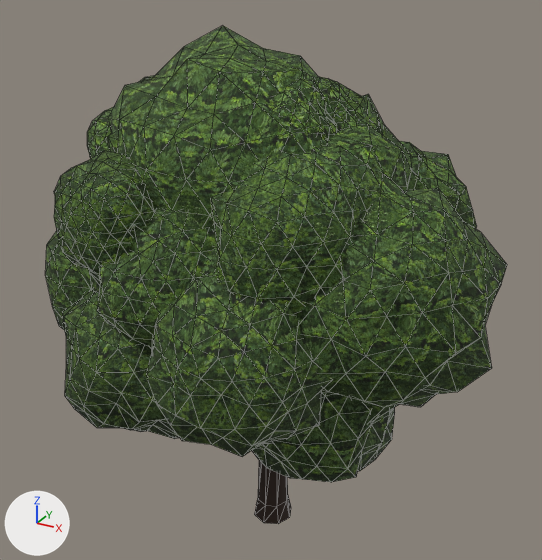
The glTF model game/assets/props/stadt_baum_kastanie.glb as it was, and as the next commit left it.
Before and after are seen from a camera (50 mm lens) standing at (0.606, -1.144, 1.114) and looking at (-0.026, 0.005, 0.54). The axes (+X, +Y, +Z) are drawn at lower left. The lights are the same throughout. The first picture is the older version. Mesh edges are drawn as thin lines. Vertices at exactly the same position are counted once.

In view in the first picture: 'Prop'.
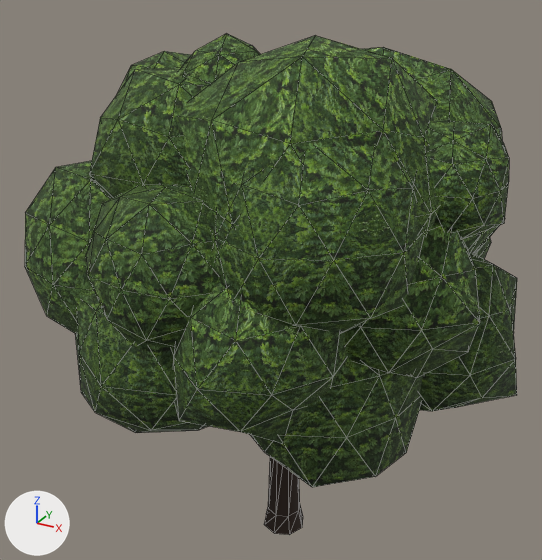
Boxes [x1, y1, x2, y2] around the edits, measured in the pictures (542 x 560 px; the box of a moved part takes in the faces that stretch with it):
'Prop', reshaped (6% wider): before [45, 26, 507, 524]; after [25, 33, 517, 535]
part 1 of me_krone, moved or reshaped: before [255, 460, 291, 524]; after [264, 457, 303, 535]
part 2 of me_krone, rebuilt: before [62, 290, 180, 439]; after [75, 293, 208, 433]
part 3 of me_krone, rebuilt: before [252, 393, 395, 482]; after [251, 358, 424, 487]
part 4 of me_krone, rebuilt (12% shorter): before [146, 274, 331, 457]; after [170, 282, 348, 443]
part 5 of me_krone, rebuilt (not visible before): after [475, 237, 491, 259]
part 6 of me_krone, rebuilt: before [296, 172, 507, 422]; after [344, 224, 479, 378]
part 7 of me_krone, rebuilt: before [108, 26, 326, 232]; after [89, 68, 208, 199]
part 8 of me_krone, rebuilt: before [45, 191, 92, 329]; after [25, 161, 110, 334]
part 9 of me_krone, rebuilt: before [399, 141, 477, 229]; after [462, 225, 500, 254]
part 10 of me_krone, rebuilt (not visible before): after [419, 253, 517, 411]
part 11 of me_krone, rebuilt: before [211, 146, 382, 314]; after [211, 146, 424, 333]
part 12 of me_krone, rebuilt (mostly hidden before): before [139, 76, 154, 82]; after [117, 51, 191, 94]
part 13 of me_krone, rebuilt (15% taller): before [89, 205, 215, 347]; after [86, 184, 218, 348]
part 14 of me_krone, rebuilt: before [309, 94, 419, 190]; after [177, 35, 440, 240]
part 15 of me_krone, added (green): after [427, 120, 509, 238]
part 16 of me_krone, added (green): after [180, 33, 261, 85]
part 17 of me_krone, added (green): after [363, 47, 502, 140]
part 18 of me_krone, deleted (green): before [54, 77, 381, 283]

Edits to the bpy script that builds the scene:
```text
Change me_krone:
    remove me_krone.from_pydata(...)  # 2167 vertices, 3542 faces; spans x -0.424..0.424, y -0.409..0.409, z 0.0..1.0
    add me_krone.from_pydata(...)  # 751 vertices, 1093 faces; spans x -0.443..0.443, y -0.419..0.419, z 0.0..1.0
    me_krone part 1: the loose piece of 32 vertices spanning x -0.055..0.027, y -0.049..0.034, z 0.0..0.642 is scaled about its middle by 1.04, then moved by (0.035, -0.016, 0.013)
    me_krone part 2: the loose piece of 108 vertices spanning x -0.342..0.035, y -0.387..-0.071, z 0.286..0.621 is rebuilt with 27 vertices and now spans x -0.291..0.076, y -0.398..-0.054, z 0.312..0.655
    me_krone part 3: the loose piece of 108 vertices spanning x -0.022..0.278, y -0.288..0.004, z 0.263..0.525 is rebuilt with 35 vertices and now spans x -0.011..0.323, y -0.314..0.015, z 0.286..0.591
    me_krone part 4: the loose piece of 104 vertices spanning x -0.081..0.225, y -0.409..-0.147, z 0.383..0.689 is rebuilt with 24 vertices and now spans x -0.055..0.241, y -0.419..-0.204, z 0.4..0.711
    me_krone part 5: the loose piece of 103 vertices spanning x -0.05..0.276, y 0.103..0.409, z 0.374..0.74 is rebuilt with 32 vertices and now spans x -0.007..0.313, y 0.099..0.419, z 0.408..0.759
    me_krone part 6: the loose piece of 98 vertices spanning x 0.131..0.424, y -0.287..0.106, z 0.414..0.807 is rebuilt with 25 vertices and now spans x 0.178..0.404, y -0.252..0.008, z 0.48..0.763
    me_krone part 7: the loose piece of 82 vertices spanning x -0.263..0.171, y -0.285..0.117, z 0.694..1.0 is rebuilt with 27 vertices and now spans x -0.249..0.021, y -0.276..0.027, z 0.707..0.943
    me_krone part 8: the loose piece of 80 vertices spanning x -0.424..-0.156, y -0.273..0.08, z 0.374..0.756 is rebuilt with 33 vertices and now spans x -0.443..-0.133, y -0.317..0.023, z 0.396..0.782
    me_krone part 9: the loose piece of 77 vertices spanning x 0.085..0.32, y 0.012..0.244, z 0.515..0.803 is rebuilt with 14 vertices and now spans x 0.205..0.363, y -0.037..0.241, z 0.539..0.768
    me_krone part 10: the loose piece of 77 vertices spanning x 0.129..0.327, y -0.064..0.172, z 0.367..0.613 is rebuilt with 34 vertices and now spans x 0.149..0.443, y -0.136..0.18, z 0.365..0.648
    me_krone part 11: the loose piece of 71 vertices spanning x -0.015..0.238, y -0.317..-0.058, z 0.608..0.849 is rebuilt with 28 vertices and now spans x -0.001..0.316, y -0.365..-0.061, z 0.594..0.906
    me_krone part 12: the loose piece of 61 vertices spanning x -0.262..-0.124, y -0.151..0.027, z 0.802..0.921 is rebuilt with 30 vertices and now spans x -0.275..-0.1, y -0.214..0.014, z 0.75..0.96
    me_krone part 13: the loose piece of 58 vertices spanning x -0.205..0.06, y -0.364..-0.221, z 0.5..0.763 is rebuilt with 27 vertices and now spans x -0.178..0.091, y -0.395..-0.198, z 0.553..0.796
    me_krone part 14: the loose piece of 46 vertices spanning x -0.044..0.273, y -0.262..0.173, z 0.678..0.898 is rebuilt with 28 vertices and now spans x -0.097..0.323, y -0.343..0.105, z 0.653..1.0
    me_krone part 15: a new loose piece of 30 vertices spanning x 0.262..0.397, y -0.132..0.061, z 0.69..0.883, in mat_aiprop
    me_krone part 16: a new loose piece of 27 vertices spanning x -0.147..0.035, y -0.181..0.018, z 0.83..0.994, in mat_aiprop
    me_krone part 17: a new loose piece of 25 vertices spanning x -0.044..0.356, y -0.111..0.304, z 0.554..0.968, in mat_aiprop
    me_krone part 18: 10 loose pieces with 474 vertices, spanning x -0.388..0.197, y -0.358..0.252, z 0.41..0.94, are deleted
    other edits to the shape of me_krone do not show in these pictures
```
